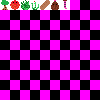
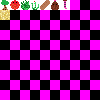
Two versions of the same layered image (100x100). Layer-by-layer changes:
painted on "Entities.png" over left=0, top=10, right=10, bottom=20
